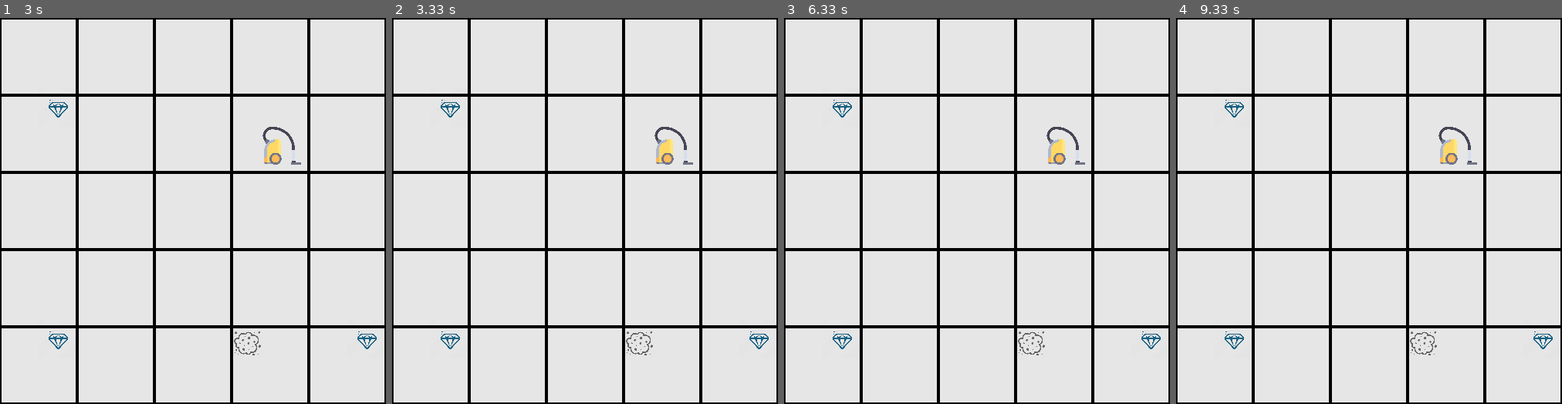
Above: before the commit, frames 1-4 (left to right).
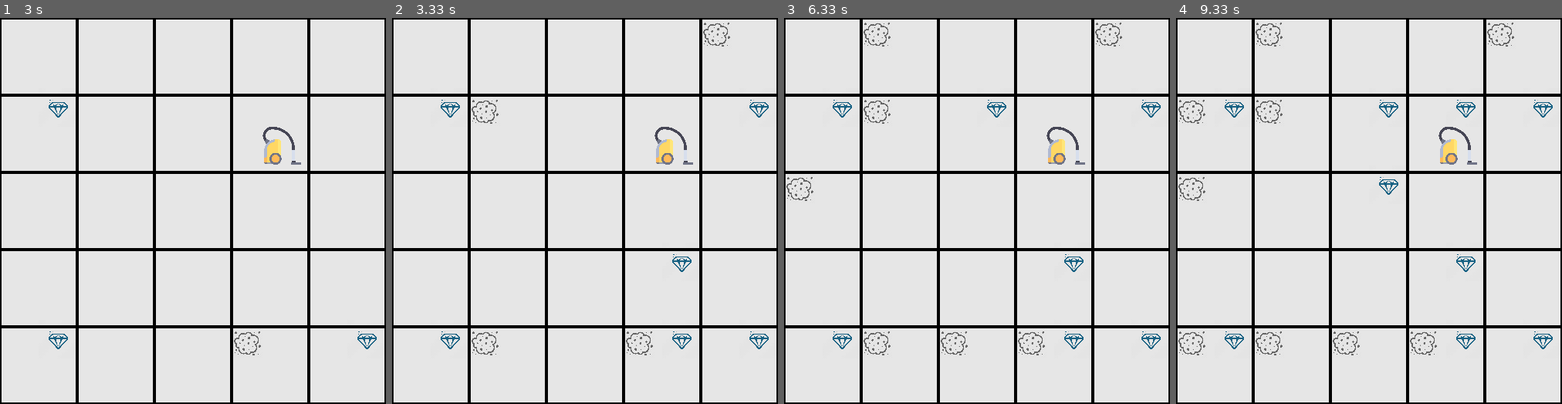
Above: after the commit, the same moments.

Repository: EloyMartinez/AI-TP1-UQAC
Game: pygame game, started from src/main.py
Two runs of this game, one before a commit and one after it. Both use one fixed random seed, a clock stepped at 60 frames per second and the inputs below.
Inputs:
- Up to frame 1 (3 s): no input
- Up to frame 2 (3.33 s): no input
- Up to frame 3 (6.33 s): no input
- Up to frame 4 (9.33 s): no input

Frame 1 is identical in both runs. In frame 2, 0.5% of the frame differs, in the area x 20-98%, y 1-88%; in frame 3, 0.9%; in frame 4, 1.2%, in the area x 0-98%, y 1-88%.

Commit message:
Ajout threading
Gestion de la grille et de l'aspi séparée en 2 threads, mais sous windows la fenêtre freeze si on clique dessus

Diff:
--- a/src/main.py
+++ b/src/main.py
@@ -7,6 +7,7 @@
 import pygame
 import time
 import random
+import threading as thrd
 
 if __name__ == "__main__":
 
@@ -92,6 +93,11 @@
 #     case = Case(grille.randomPlace(), grille.randomPlace(),False,False)
 #     case.generate_bijoux()
 #     case.generate_salete()
+
+
+mutex = thrd.Lock()
+
+"""
 boole = False
 while True:
     grille.generate_environment()
@@ -118,3 +124,33 @@
         boole = True
 
     time.sleep(10)
+"""
+
+
+def gestion_grille():
+    while True:
+        grille.generate_environment()
+        mutex.acquire()
+        try:
+            grille.main()
+        finally:
+            mutex.release()
+        time.sleep(3)
+
+def gestion_aspi():
+    while True:
+        mutex.acquire()
+        try:
+            aspi.useSensor(grille)
+        finally:
+            mutex.release()
+        aspi.setIntent()
+        time.sleep(2)
+
+
+
+thread_grille = thrd.Thread(target=gestion_grille)
+thread_aspi = thrd.Thread(target=gestion_aspi)
+
+thread_grille.start()
+thread_aspi.start()
